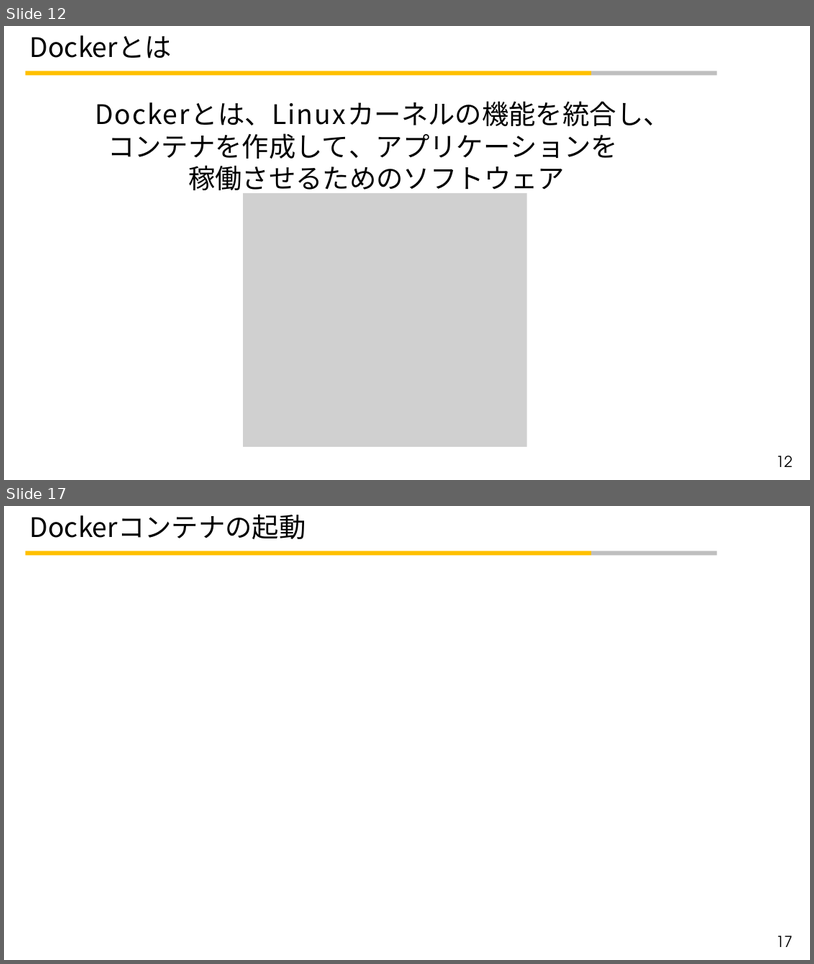
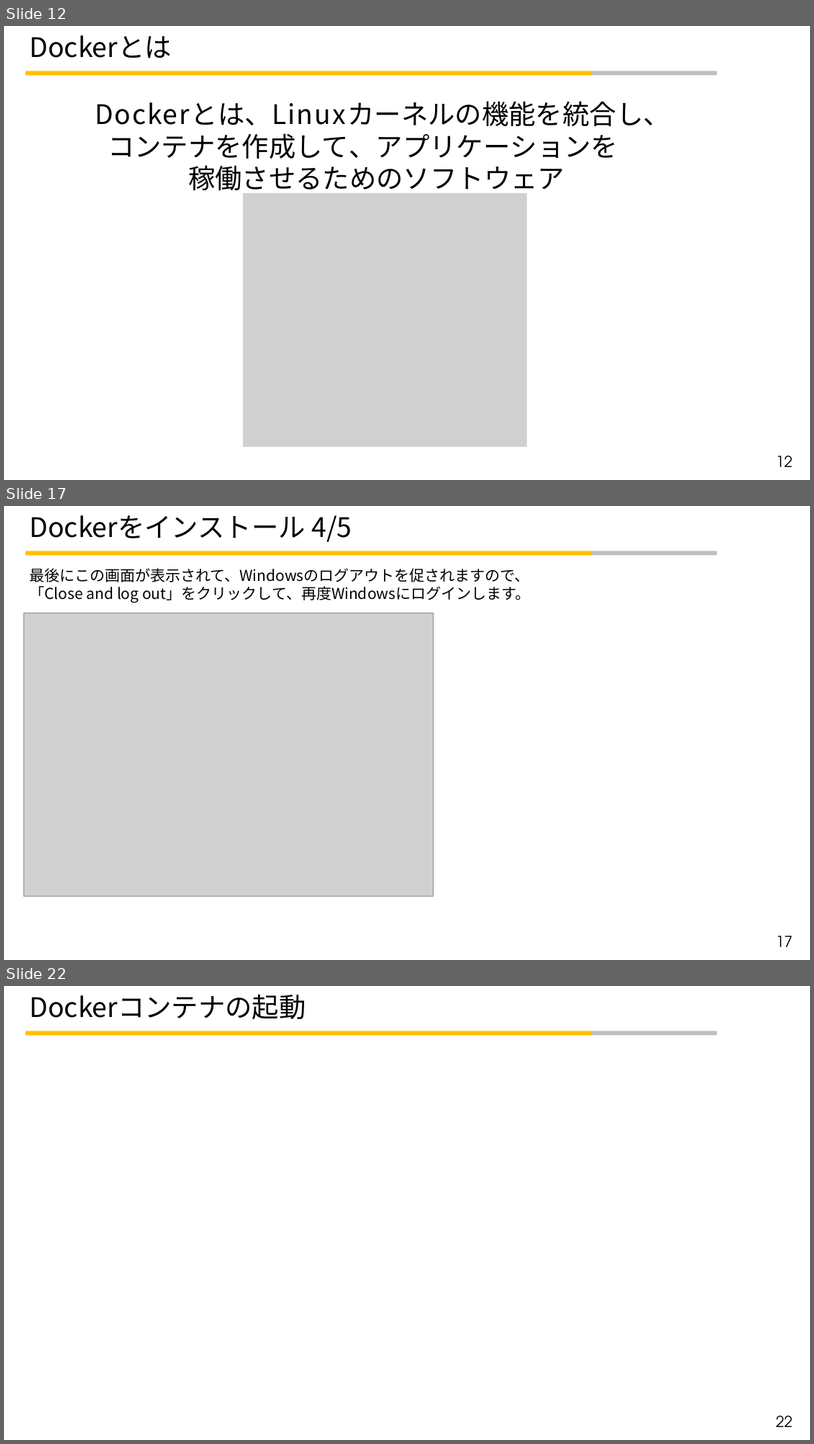
Before and after one commit to t-kotsubo/Study_Programing, a slide deck: Docker学習資料_小壷_20200501.pptx. Shown one above the other, each under a label of ours: slides 12 and 17 before the commit, slides 12, 17 and 22 after it; the slides between them are not shown. The pictures are 814x964 and 814x1444 pixels, drawn with LibreOffice and Linux fonts; fonts in the diff are those of the drawing; grey boxes stand for pictures; background and template pictures are left out. Boxes give left, top, right and bottom in pixels: in the first picture for what was removed or moved away, otherwise in the second. Text is boxed around its words. In the diff, an @@ line names an element or a change of style, - is before the commit and + after.

```diff
--- a/Docker学習資料_小壷_20200501.pptx
+++ b/Docker学習資料_小壷_20200501.pptx
@@ slide 17 added at bbox=[4, 506, 810, 960], background #FFFFFF; not listed: 2 template elements that a slide beside it also shows @@
@@ title added at bbox=[30, 515, 352, 542], 32 pt, text #000000 @@
+Dockerをインストール 4/5
@@ text added at bbox=[29, 568, 530, 602], 18 pt, text #000000 @@
+最後にこの画面が表示されて、Windowsのログアウトを促されますので、「Close and log out」をクリックして、再度Windowsにログインします。
@@ picture added at bbox=[23, 613, 434, 896] @@
@@ page number added at bbox=[777, 935, 793, 947], 18 pt, text #000000 @@
+17
@@ what was slide 17 is now slide 22 @@
@@ page number at bbox=[777, 1415, 793, 1427]: text changed @@
-17
+22
```
Also in this commit, not shown: 5 slides changed, 6 other slides added, 2 slides removed.
